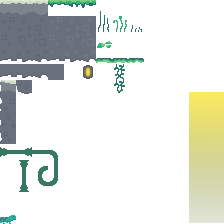
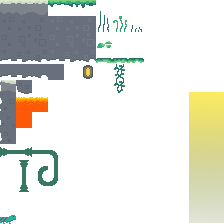
Two versions of the same layered image (224x224). Layer-by-layer changes:
added layer "Layer 16 copy" above "Layer 16 copy 2" over (x1=16, y1=112, x2=32, y2=128)
added layer "Layer 16 copy 2" above "Layer 16" over (x1=32, y1=97, x2=48, y2=112)
added layer "Layer 16" above "Layer 15" over (x1=16, y1=97, x2=32, y2=112)
